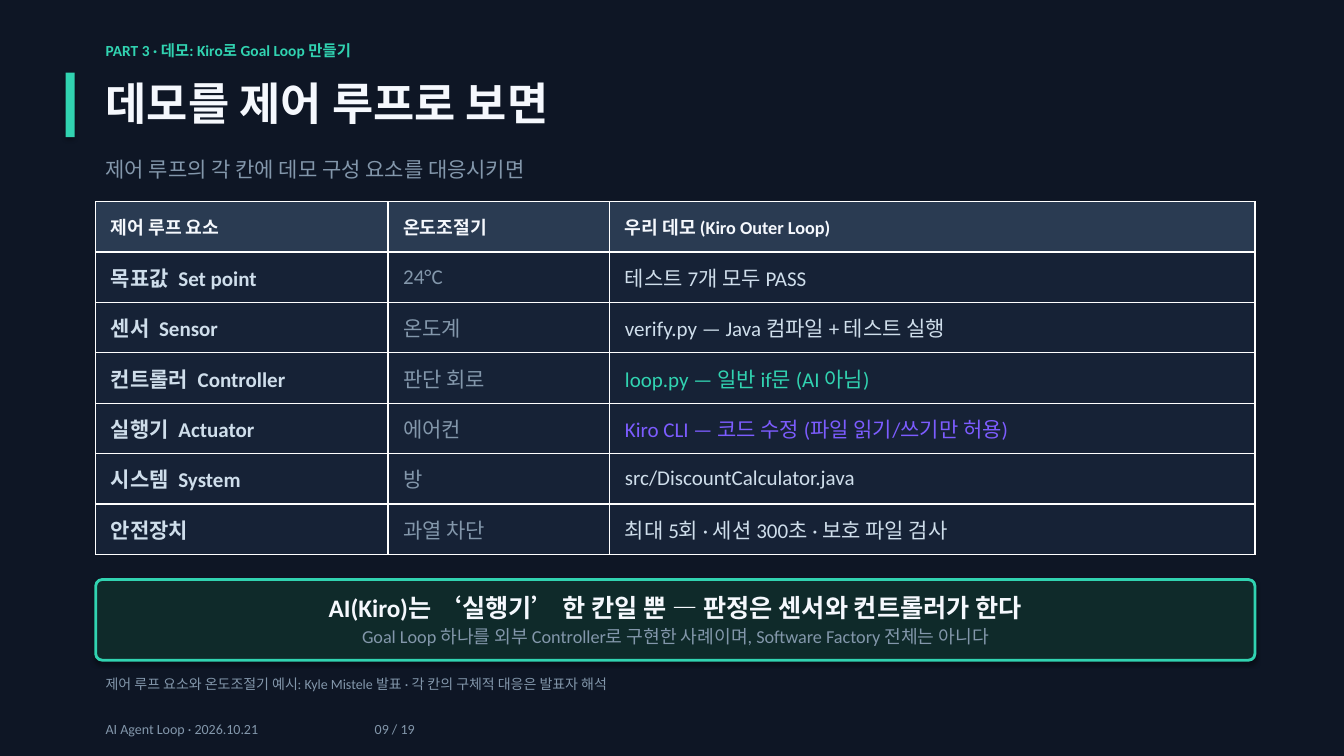
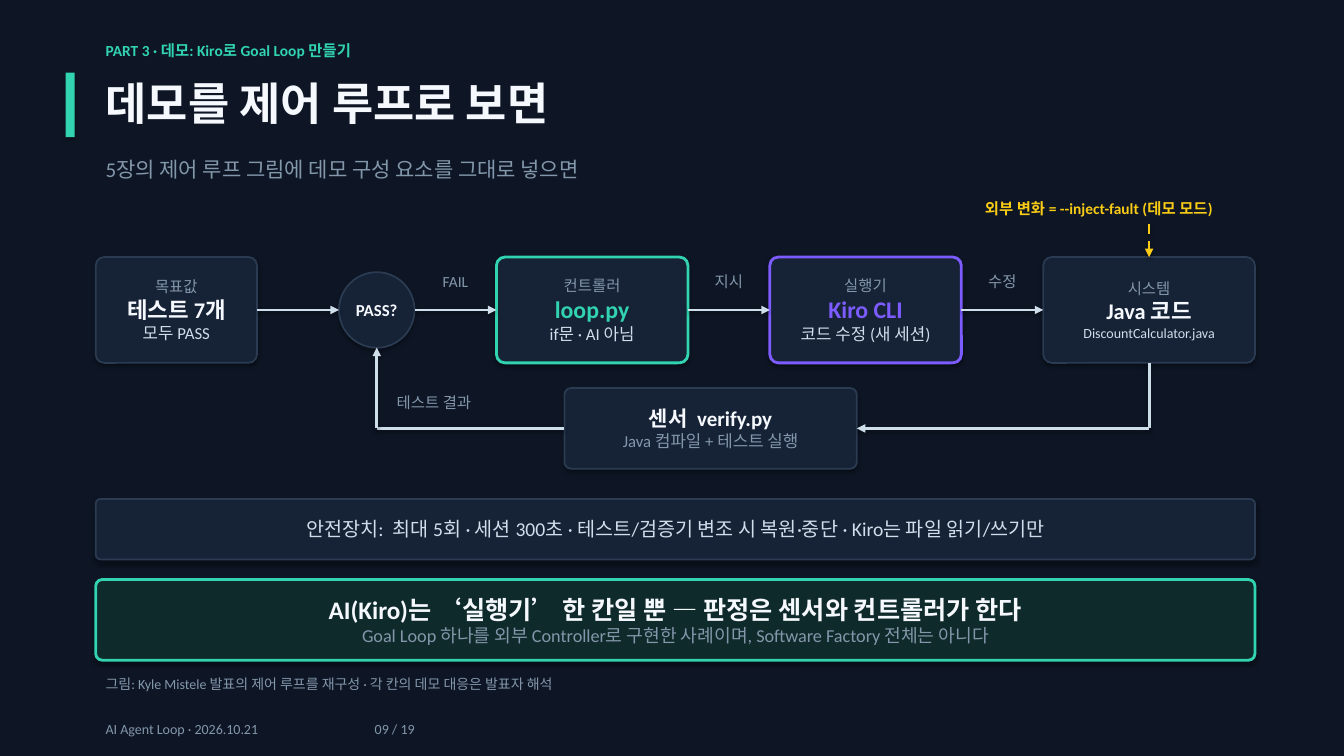
Before and after one commit to jaewon-i/kiro-agent-loop-demo, a slide deck: slide 9 of docs/AI_Agent_Loop.pptx. Drawn at 1344x756 pixels with LibreOffice and Linux fonts; fonts in the diff are those of the drawing. Boxes give left, top, right and bottom in pixels: in the first picture for what was removed or moved away, otherwise in the second. Text is boxed around its words. In the diff, an @@ line names an element or a change of style, - is before the commit and + after.

Commit message:
Slide 9: redraw as slide-5 control loop with demo components, add script

```diff
--- a/docs/AI_Agent_Loop.pptx
+++ b/docs/AI_Agent_Loop.pptx
@@ text at (x1=106, y1=159, x2=579, y2=179): text changed @@
-제어 루프의 각 칸에 데모 구성 요소를 대응시키면
+5장의 제어 루프 그림에 데모 구성 요소를 그대로 넣으면
@@ table removed at (x1=96, y1=202, x2=1255, y2=555), 7 rows, 3 columns @@
-제어 루프 요소 | 온도조절기 | 우리 데모 (Kiro Outer Loop)
-목표값 Set point | 24°C | 테스트 7개 모두 PASS
-센서 Sensor | 온도계 | verify.py — Java 컴파일 + 테스트 실행
-컨트롤러 Controller | 판단 회로 | loop.py — 일반 if문 (AI 아님)
-실행기 Actuator | 에어컨 | Kiro CLI — 코드 수정 (파일 읽기/쓰기만 허용)
-시스템 System | 방 | src/DiscountCalculator.java
-안전장치 | 과열 차단 | 최대 5회 · 세션 300초 · 보호 파일 검사
@@ text added at (x1=985, y1=201, x2=1212, y2=217), 11 pt, text #FACC15, bold @@
+외부 변화 = --inject-fault (데모 모드)
@@ arrow added from (1149, 224) to (1149, 257), #FACC15 1.75 pt dashed @@
@@ rounded rectangle added at (x1=96, y1=257, x2=257, y2=363), fill #162236, outline #2A3B52 1.25 pt, 12 pt, text #CFDEEB @@
+목표값
+테스트 7개
+모두 PASS
@@ rounded rectangle added at (x1=496, y1=257, x2=688, y2=363), fill #162236, outline #31D3B1 2 pt, 12 pt, text #CFDEEB @@
+컨트롤러
+loop.py
+if문 · AI 아님
@@ rounded rectangle added at (x1=770, y1=257, x2=962, y2=363), fill #162236, outline #7C5CFF 2 pt, 12 pt, text #CFDEEB @@
+실행기
+Kiro CLI
+코드 수정 (새 세션)
@@ rounded rectangle added at (x1=1044, y1=257, x2=1255, y2=363), fill #162236, outline #2A3B52 1.25 pt, 10 pt, text #CFDEEB @@
+시스템
+Java 코드
+DiscountCalculator.java
@@ ellipse added at (x1=339, y1=272, x2=414, y2=348), fill #162236, outline #2A3B52 1.25 pt, 12 pt, text #F5F8FD, bold @@
+PASS?
@@ text added at (x1=443, y1=277, x2=468, y2=287), 11 pt, text #8397AB @@
+FAIL
@@ text added at (x1=715, y1=274, x2=743, y2=288), 11 pt, text #8397AB @@
+지시
@@ text added at (x1=988, y1=274, x2=1016, y2=288), 11 pt, text #8397AB @@
+수정
@@ arrow added from (257, 310) to (339, 310), #CFDEEB 2 pt @@
@@ arrow added from (414, 310) to (496, 310), #CFDEEB 2 pt @@
@@ arrow added from (688, 310) to (770, 310), #CFDEEB 2 pt @@
@@ arrow added from (962, 310) to (1044, 310), #CFDEEB 2 pt @@
@@ arrow added from (377, 429) to (377, 348), #CFDEEB 2 pt @@
@@ rounded rectangle added at (x1=565, y1=388, x2=857, y2=469), fill #162236, outline #2A3B52 1.25 pt, 12 pt, text #8397AB @@
+센서 verify.py
+Java 컴파일 + 테스트 실행
@@ line added from (1149, 363) to (1149, 429), #CFDEEB 2 pt @@
@@ text added at (x1=397, y1=395, x2=471, y2=409), 11 pt, text #8397AB @@
+테스트 결과
@@ line added from (565, 429) to (377, 429), #CFDEEB 2 pt @@
@@ arrow added from (1149, 429) to (857, 429), #CFDEEB 2 pt @@
@@ rounded rectangle added at (x1=96, y1=499, x2=1255, y2=560), fill #162236, outline #2A3B52 1.25 pt, 14 pt, text #CFDEEB @@
+안전장치: 최대 5회 · 세션 300초 · 테스트/검증기 변조 시 복원·중단 · Kiro는 파일 읽기/쓰기만
@@ rounded rectangle "AI(Kiro)는 ‘실행기’ 한 칸일 뿐 ..." at (x1=96, y1=580, x2=1255, y2=660): less space between paragraphs @@
@@ text at (x1=106, y1=677, x2=553, y2=691): text changed @@
-제어 루프 요소와 온도조절기 예시: Kyle Mistele 발표 · 각 칸의 구체적 대응은 발표자 해석
+그림: Kyle Mistele 발표의 제어 루프를 재구성 · 각 칸의 데모 대응은 발표자 해석
```
